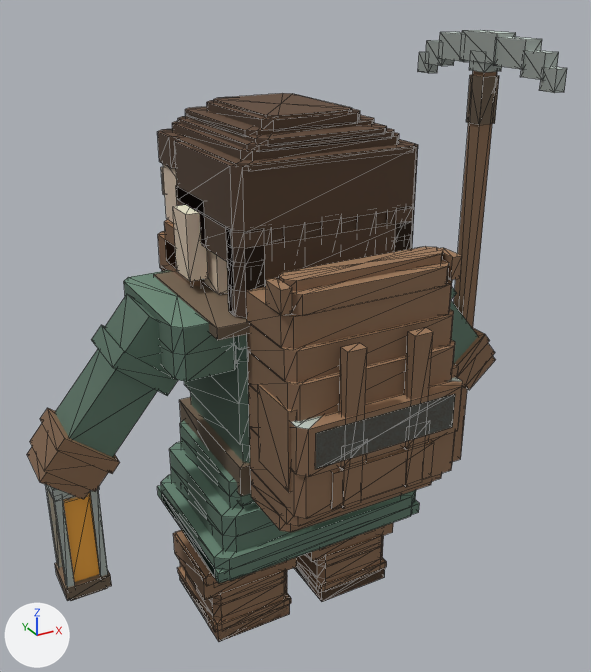
Renders of the glTF model assets/gltf/SM_VoxelDwarf_Miner01.glb from each side of a commit.
One viewpoint serves both versions: a 50 mm camera at (-0.79, -1.408, 1.433) aimed at (-0.038, -0.042, 0.75). The lights are fixed; the arrows at lower left show +X, +Y and +Z. The picture after the commit comes second. Mesh edges are drawn as thin lines. Vertices at exactly the same position are counted once.

The first picture shows 'SM_VoxelDwarf_Miner01_r17'.
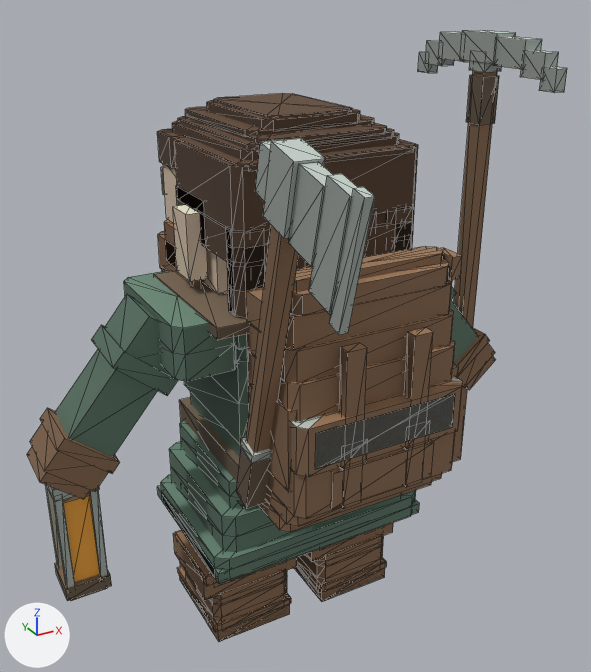
The newer file is also turned or shifted as a whole; pictures and numbers use the older file's frame.

Changed parts and their boxes [x1, y1, x2, y2] in the pictures (591 x 672 px):
part 1 of me_sm_voxeldwarf_miner01_r17, added: after [329, 187, 375, 335]
part 2 of me_sm_voxeldwarf_miner01_r17, added: after [236, 138, 357, 508]

The edits, one by one:
me_sm_voxeldwarf_miner01_r17 is used by ob_sm_voxeldwarf_miner01_r17; location (0.0, 0.068, 0.0).
me_sm_voxeldwarf_miner01_r17 had 1902 vertices, 3232 faces and spanned x -0.576..0.576, y -0.397..0.26, z 0.0..1.322.
me_sm_voxeldwarf_miner01_r17 now has 1966 vertices, 3328 faces and spans x -0.576..0.576, y -0.611..0.26, z 0.0..1.322.
me_sm_voxeldwarf_miner01_r17 part 1: the loose piece of 8 vertices spanning x -0.092..-0.052, y -0.395..-0.372, z 0.516..0.84 is copied, and the copy is multiplied about its middle by the matrix ((0.0, 0.679, 0.0), (-0.658, 0.0, -0.169), (-0.169, 0.0, 0.658)), then moved by (-0.132, -0.186, 0.391); it spans x -0.212..-0.196, y -0.611..-0.529, z 0.959..1.179.
Part 2, on me_sm_voxeldwarf_miner01_r17:
44 vertices are added at x -0.23..-0.178, y -0.583..-0.207, z 0.473..1.202.
6 new vertices lie (0.0, 0.07, 0.018) away from vertices in x -0.23..-0.178, y -0.521..-0.455, z 1.044..1.192.
6 new vertices lie (0.0, 0.044, 0.011) away from vertices in x -0.227..-0.181, y -0.382..-0.283, z 0.596..1.19.
84 new faces join them.
